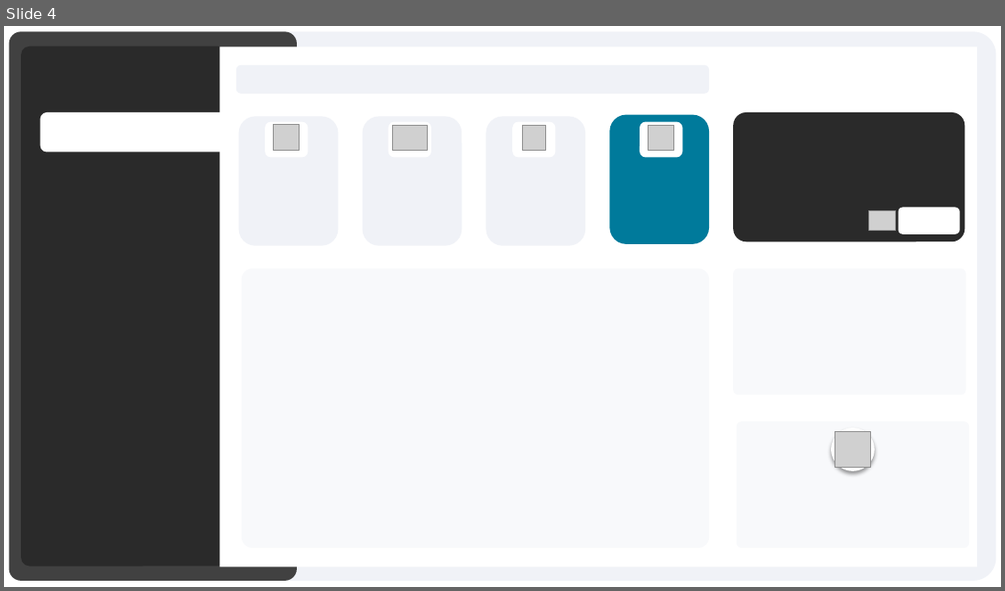
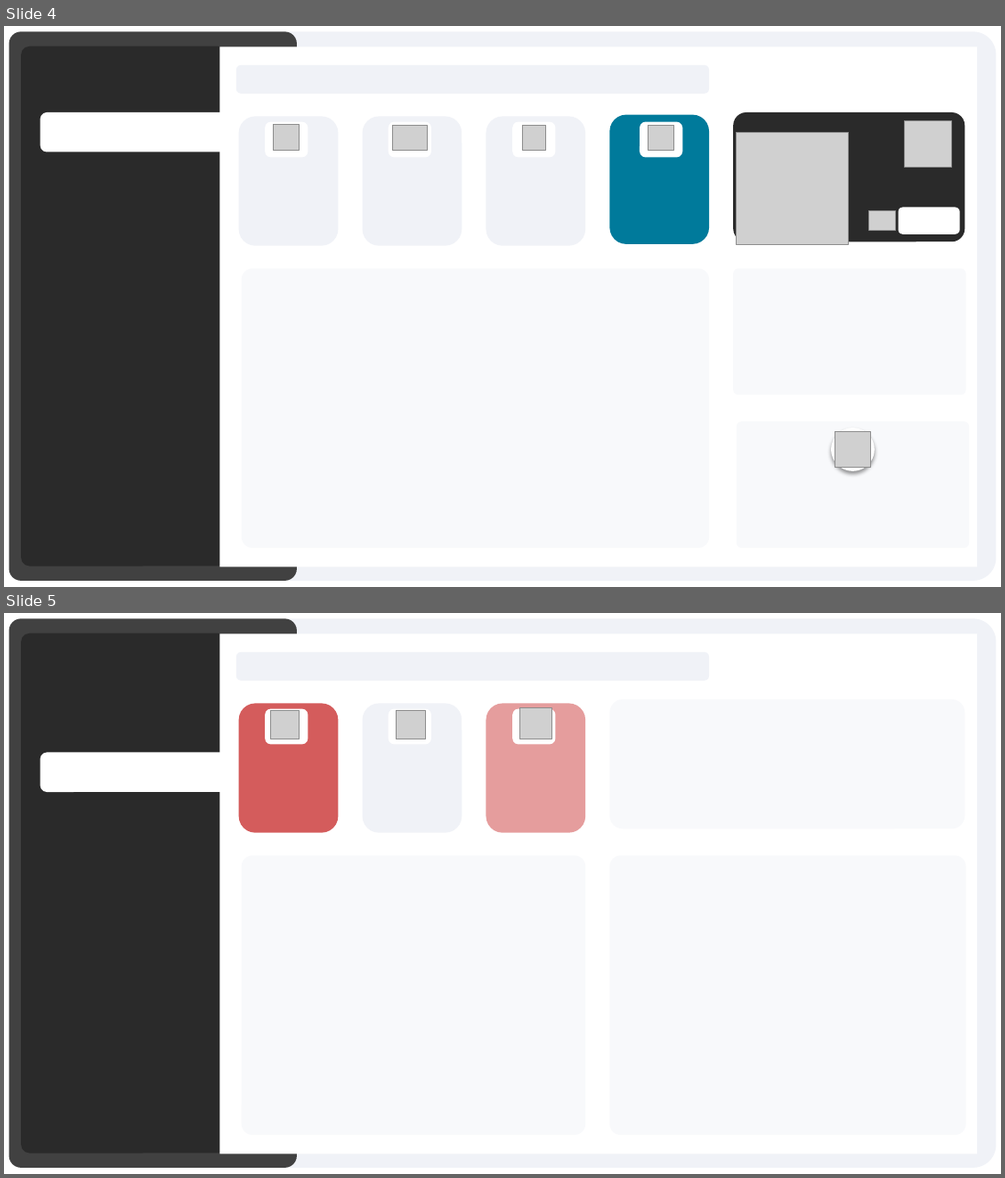
Before and after one commit to srimantapal205/HNP-PowerBI-Project, a slide deck: designTemplate/DesignTemplate.pptx. Shown one above the other, each under a label of ours: slide 4 before the commit, slides 4 and 5 after it. The pictures are 1005x591 and 1005x1178 pixels, drawn with LibreOffice and Linux fonts; fonts in the diff are those of the drawing; grey boxes stand for pictures. Boxes give left, top, right and bottom in pixels: in the first picture for what was removed or moved away, otherwise in the second. Text is boxed around its words. In the diff, an @@ line names an element or a change of style, - is before the commit and + after.

```diff
--- a/designTemplate/DesignTemplate.pptx
+++ b/designTemplate/DesignTemplate.pptx
@@ slide 5 added at (4, 613, 1001, 1174), background #FFFFFF @@
@@ rounded rectangle added at (9, 619, 297, 1167), fill #414141 @@
@@ rounded rectangle added at (21, 633, 226, 1153), fill #2A2A2A @@
@@ rounded rectangle added at (219, 634, 977, 1153), fill #FFFFFF @@
@@ rounded rectangle added at (268, 619, 996, 1167), fill #F0F2F7 @@
@@ rounded rectangle added at (235, 652, 709, 681), fill #F0F2F7 @@
@@ rounded rectangle added at (239, 704, 339, 833), fill #D45C5C @@
@@ rounded rectangle added at (265, 709, 307, 744), fill #FFFFFF @@
@@ picture added at (271, 710, 299, 738) @@
@@ rounded rectangle added at (362, 704, 461, 833), fill #F0F2F7 @@
@@ rounded rectangle added at (388, 709, 431, 744), fill #FFFFFF @@
@@ picture added at (396, 710, 425, 739) @@
@@ rounded rectangle added at (486, 704, 586, 833), fill #D45C5C at 60% opacity @@
@@ rounded rectangle added at (512, 709, 555, 744), fill #FFFFFF @@
@@ picture added at (520, 707, 551, 738) @@
@@ rounded rectangle added at (610, 699, 965, 828), fill #F0F2F7 at 45% opacity @@
@@ rounded rectangle added at (40, 752, 235, 792), fill #FFFFFF @@
@@ rounded rectangle added at (242, 855, 586, 1135), fill #F0F2F7 at 45% opacity @@
@@ rounded rectangle added at (610, 855, 966, 1135), fill #F0F2F7 at 45% opacity @@
@@ slide 4 changed as well @@
@@ picture added at (736, 132, 849, 244) @@
@@ picture added at (905, 121, 952, 167) @@
```
Also in this commit, not shown: 3 other slides changed, 8 other files.
